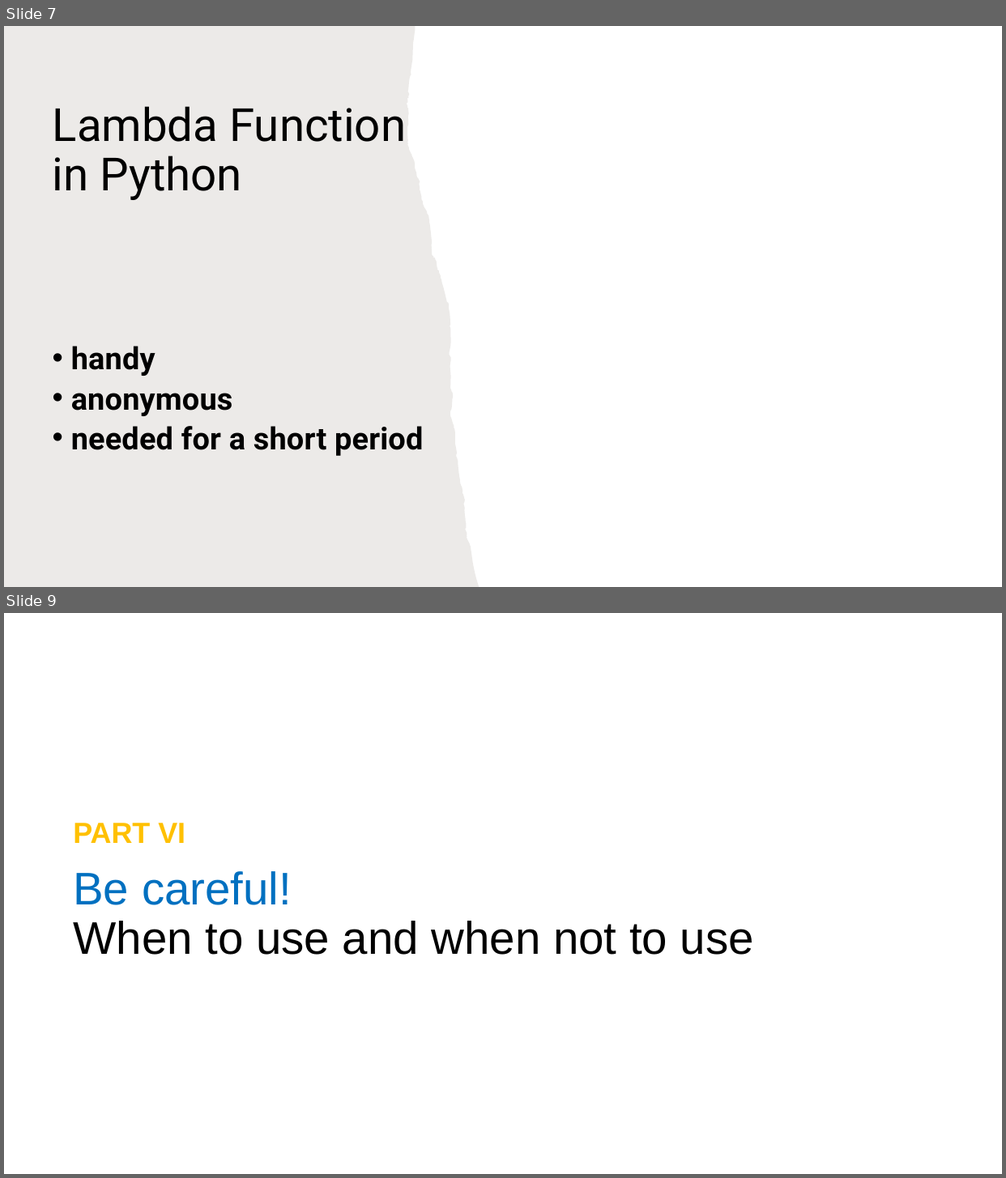
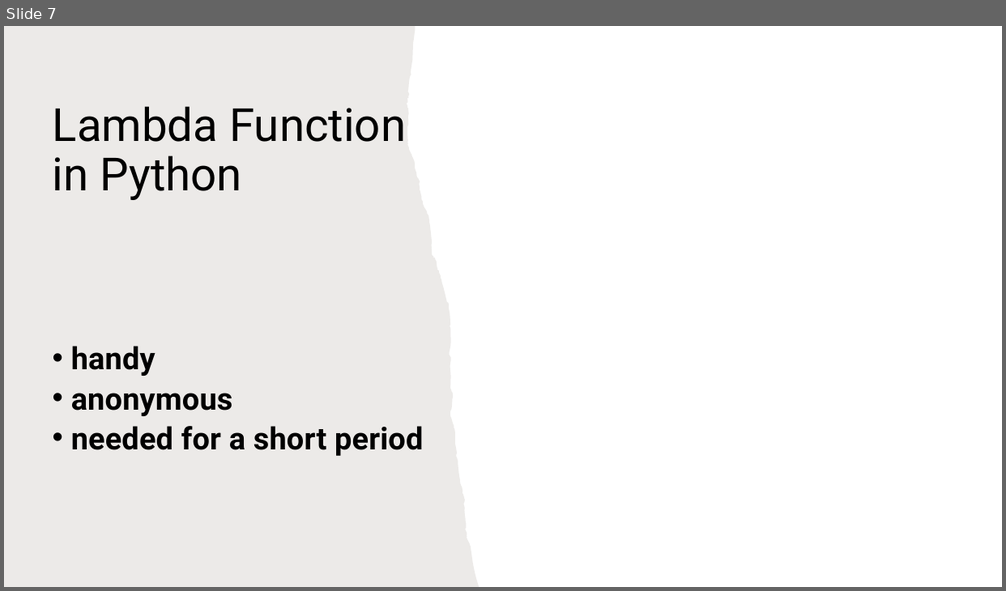
Before and after one commit to page10/Presentation, a slide deck: Presentation Lambda Function 4.pptx. Shown one above the other, each under a label of ours: slides 7 and 9 before the commit, slide 7 after it; the slides between them are not shown. The pictures are 1006x1178 and 1006x591 pixels, drawn with LibreOffice and Linux fonts; fonts in the diff are those of the drawing. Boxes give left, top, right and bottom in pixels: in the first picture for what was removed or moved away, otherwise in the second. Text is boxed around its words. In the diff, an @@ line names an element or a change of style, - is before the commit and + after.

```diff
--- a/Presentation Lambda Function 4.pptx
+++ b/Presentation Lambda Function 4.pptx
@@ slide 9 removed at [4, 613, 1002, 1174], background #FFFFFF @@
@@ text removed at [73, 823, 185, 843] @@
-PART VI
@@ title removed at [73, 871, 754, 955] @@
-Be careful!
-When to use and when not to use
```
Also in this commit, not shown: 3 slides changed, 1 slide added, 3 other slides removed, 1 other file.
